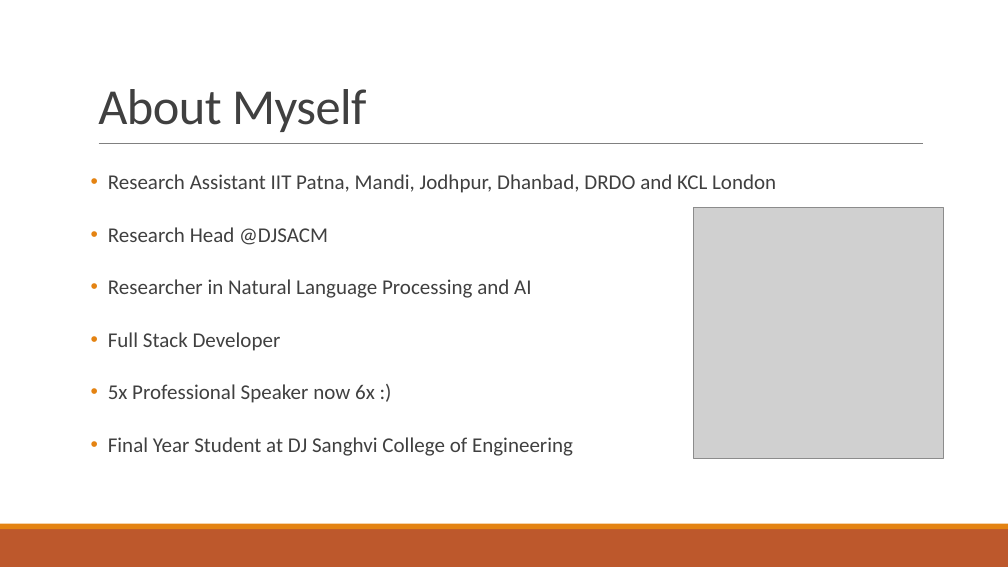
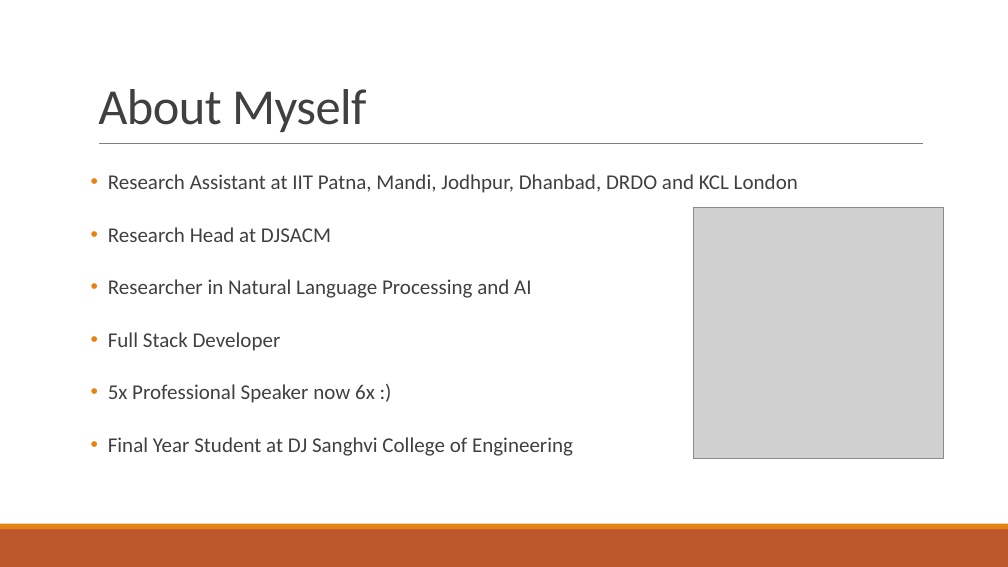
Before and after one commit to MihirRajeshPanchal/ml-mumbai, a slide deck: slide 2 of Building Intelligent Applications with LangChain and LLMs.pptx. Drawn at 1008x567 pixels with LibreOffice and Linux fonts; fonts in the diff are those of the drawing; grey boxes stand for pictures. Boxes give left, top, right and bottom in pixels: in the first picture for what was removed or moved away, otherwise in the second. Text is boxed around its words. In the diff, an @@ line names an element or a change of style, - is before the commit and + after.

Commit message:
minor changes

```diff
--- a/Building Intelligent Applications with LangChain and LLMs.pptx
+++ b/Building Intelligent Applications with LangChain and LLMs.pptx
@@ text at (108,174,798,242): text changed @@
-• Research Assistant IIT Patna, Mandi, Jodhpur, Dhanbad, DRDO and KCL London
-• Research Head @DJSACM
+• Research Assistant at IIT Patna, Mandi, Jodhpur, Dhanbad, DRDO and KCL London
+• Research Head at DJSACM
```
Also in this commit, not shown: 1 other slide changed.
